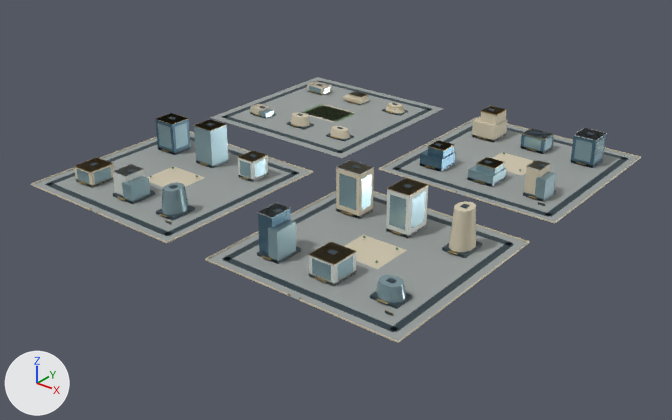
The glTF model web/public/assets/3d/ampliworld/GC-CITY-2030/GC-TILE-06-16.glb: old version first, new version second.
Rendered twice from a 50 mm camera at (-3078.0, -2180.0, 649.0) aimed at (-3985.0, -1046.0, -54.0). Every picture has the same lights, and +X, +Y and +Z are marked at lower left. The first picture is the older version. Where no turn or scale is listed for an object, it has been applied to the vertices. Vertices at exactly the same position are counted once.

Names of what the first picture shows: 'GC-TILE-06-16-blue', 'GC-TILE-06-16-dark', 'GC-TILE-06-16-glass', 'GC-TILE-06-16-gold', 'GC-TILE-06-16-ivory', 'GC-TILE-06-16-paving', 'GC-TILE-06-16-white' and 1 more.
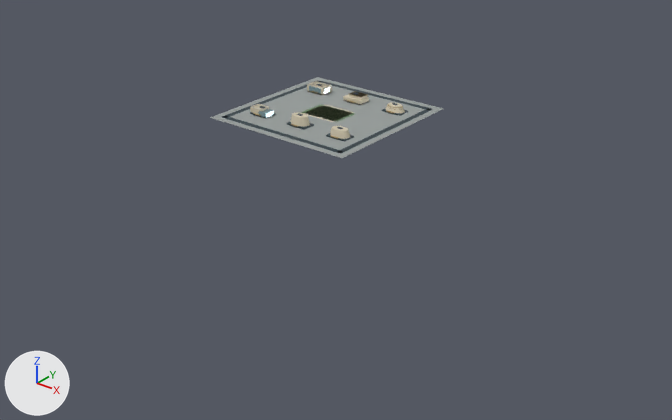
Patch to the scene script:
```diff
--- a/web/public/assets/3d/ampliworld/GC-CITY-2030/GC-TILE-06-16.glb.py
+++ b/web/public/assets/3d/ampliworld/GC-CITY-2030/GC-TILE-06-16.glb.py
@@ me_mesh_0 @@
 # used by ob_gc_tile_06_16_paving; location = (0.0, 0.0, 0.0)
-me_mesh_0.from_pydata(...)  # 32 vertices, 48 faces; spans x -4379.0..-3621.0, y -1379.0..-621.0, z 0.0
+me_mesh_0.from_pydata(...)  # 8 vertices, 12 faces; spans x -4379.0..-4041.0, y -959.0..-621.0, z 0.0
+# me_mesh_0 part 1: the loose piece of 8 vertices spanning x -3959.0..-3621.0, y -959.0..-621.0, z 0.0 is deleted
+# me_mesh_0 part 2: the loose piece of 8 vertices spanning x -4379.0..-4041.0, y -1379.0..-1041.0, z 0.0 is deleted
+# me_mesh_0 part 3: the loose piece of 8 vertices spanning x -3959.0..-3621.0, y -1379.0..-1041.0, z 0.0 is deleted
 me_mesh_0.materials.append(mat_paving)
@@ me_mesh_1 @@
 # used by ob_gc_tile_06_16_dark; location = (0.0, 0.0, 0.0)
-me_mesh_1.from_pydata(...)  # 536 vertices, 804 faces; spans x -4364.0..-3636.0, y -1364.0..-636.0, z 0.0..78.0
+me_mesh_1.from_pydata(...)  # 128 vertices, 192 faces; spans x -4364.0..-4056.0, y -944.0..-636.0, z 0.0..22.0
+# me_mesh_1 part 4: 51 loose pieces with 408 vertices, spanning x -4364.0..-3636.0, y -1364.0..-636.0, z 0.0..78.0, are deleted
 me_mesh_1.materials.append(mat_dark)
@@ me_mesh_2 @@
 # used by ob_gc_tile_06_16_ivory; location = (0.0, 0.0, 0.0)
-me_mesh_2.from_pydata(...)  # 312 vertices, 496 faces; spans x -4380.0..-3620.0, y -1380.0..-620.0, z 0.0..76.0
+me_mesh_2.from_pydata(...)  # 106 vertices, 180 faces; spans x -4332.0..-4089.0, y -892.0..-684.0, z 0.0..21.0
+# me_mesh_2 part 5: 24 loose pieces with 206 vertices, spanning x -4380.0..-3620.0, y -1380.0..-620.0, z 0.0..76.0, are deleted
 me_mesh_2.materials.append(mat_ivory)
@@ me_mesh_3 @@
 # used by ob_gc_tile_06_16_white; location = (0.0, 0.0, 0.0)
-me_mesh_3.from_pydata(...)  # 176 vertices, 264 faces; spans x -4333.0..-3669.0, y -1322.0..-676.0, z 0.0..76.0
+me_mesh_3.from_pydata(...)  # 104 vertices, 156 faces; spans x -4333.0..-4166.0, y -890.0..-683.0, z 0.0..16.0
+# me_mesh_3 part 6: 9 loose pieces with 72 vertices, spanning x -4234.0..-3669.0, y -1322.0..-676.0, z 0.0..76.0, are deleted
 me_mesh_3.materials.append(mat_white)
@@ me_mesh_4 @@
 # used by ob_gc_tile_06_16_glass; location = (0.0, 0.0, 0.0)
-me_mesh_4.from_pydata(...)  # 420 vertices, 644 faces; spans x -4333.0..-3669.0, y -1323.0..-676.0, z 0.0..71.0
+me_mesh_4.from_pydata(...)  # 40 vertices, 60 faces; spans x -4333.0..-4287.0, y -892.0..-683.0, z 0.0..14.0
+# me_mesh_4 part 7: 44 loose pieces with 380 vertices, spanning x -4333.0..-3669.0, y -1323.0..-676.0, z 0.0..71.0, are deleted
 me_mesh_4.materials.append(mat_glass)
@@ me_mesh_5 @@
 # used by ob_gc_tile_06_16_gold; location = (0.0, 0.0, 0.0)
-me_mesh_5.from_pydata(...)  # 964 vertices, 1572 faces; spans x -4333.0..-3661.0, y -1380.0..-676.0, z 0.0..72.0
+me_mesh_5.from_pydata(...)  # 254 vertices, 444 faces; spans x -4319.0..-4090.0, y -896.0..-685.0, z 4.0..18.0
+# me_mesh_5 part 8: 73 loose pieces with 710 vertices, spanning x -4333.0..-3661.0, y -1380.0..-676.0, z 0.0..72.0, are deleted
 me_mesh_5.materials.append(mat_gold)
@@ ob_gc_tile_06_16_blue @@
-ob_gc_tile_06_16_blue = bpy.data.objects.new('GC-TILE-06-16-blue', me_mesh_9)
-ob_gc_tile_06_16_blue.location = (0.0, 0.0, 0.0)
```

Boxes [x1, y1, x2, y2] around the edits, measured in the pictures (672 x 420 px):
'GC-TILE-06-16-paving', reshaped (61% narrower, 69% shorter): before [33, 77, 639, 341]; after [210, 77, 443, 158]
'GC-TILE-06-16-glass', reshaped (86% narrower, 85% shorter): before [77, 86, 605, 303]; after [259, 86, 331, 118]
'GC-TILE-06-16-ivory', reshaped (74% narrower, 78% shorter): before [31, 81, 641, 343]; after [250, 81, 405, 139]
'GC-TILE-06-16-dark', reshaped (64% narrower, 71% shorter): before [46, 80, 628, 332]; after [222, 80, 433, 153]
'GC-TILE-06-16-white', reshaped: before [112, 82, 607, 286]; after [252, 82, 339, 121]
'GC-TILE-06-16-blue', deleted: before [155, 113, 606, 255]
'GC-TILE-06-16-gold', reshaped (71% narrower, 78% shorter): before [74, 91, 586, 314]; after [253, 91, 403, 139]
part 1 of me_mesh_0, deleted: before [381, 117, 639, 222]
part 2 of me_mesh_0, deleted: before [33, 132, 310, 242]
part 3 of me_mesh_0, deleted: before [208, 192, 528, 341]
part 4 of me_mesh_1, deleted: before [46, 108, 628, 332]
part 5 of me_mesh_2, deleted: before [31, 106, 641, 343]
part 6 of me_mesh_3, deleted: before [112, 128, 607, 286]
part 7 of me_mesh_4, deleted: before [77, 120, 605, 303]
part 8 of me_mesh_5, deleted: before [74, 106, 586, 314]
